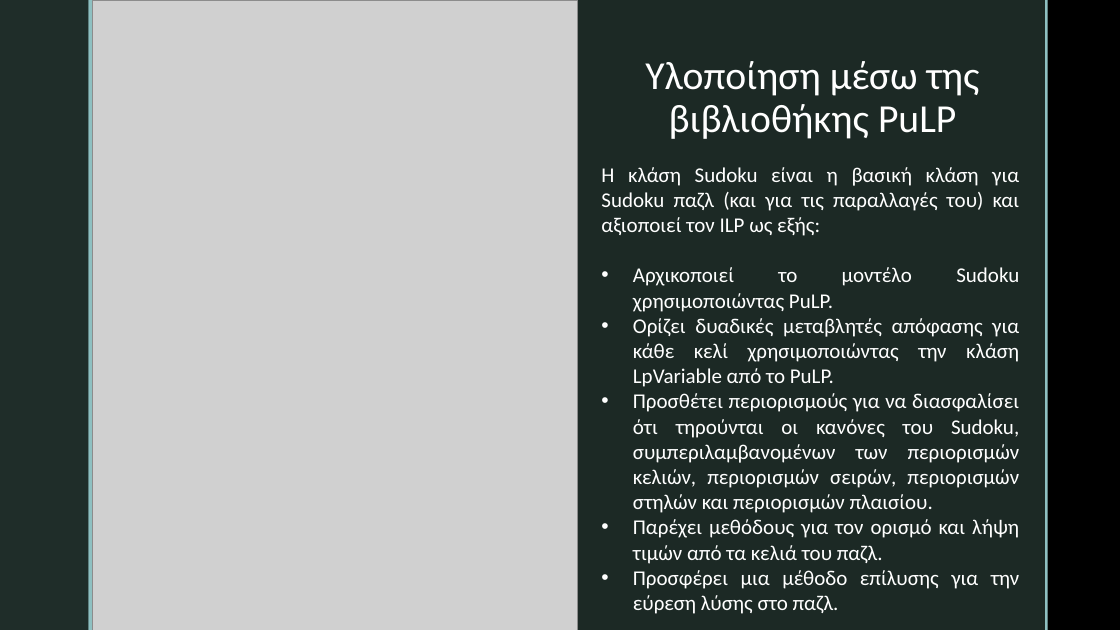
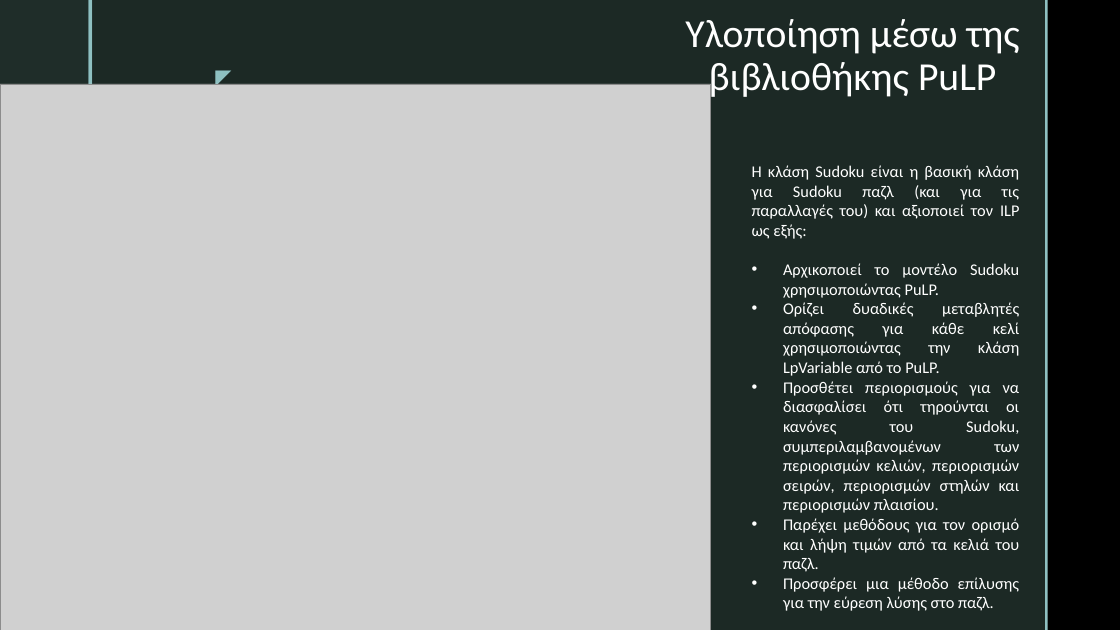
Before and after one commit to tsaperlein/Sudoku, a slide deck: slide 3 of Presentation.pptx. Drawn at 1120x630 pixels with LibreOffice and Linux fonts; fonts in the diff are those of the drawing; grey boxes stand for pictures; background and template pictures are left out. Boxes give left, top, right and bottom in pixels: in the first picture for what was removed or moved away, otherwise in the second. Text is boxed around its words. In the diff, an @@ line names an element or a change of style, - is before the commit and + after.

```diff
--- a/Presentation.pptx
+++ b/Presentation.pptx
@@ title "Υλοποίηση μέσω της βιβλιοθήκης PuLP": place and size @@
-title "Υλοποίηση μέσω της βιβλιοθήκης PuLP" at (645, 61, 980, 139)
+title "Υλοποίηση μέσω της βιβλιοθήκης PuLP" at (685, 19, 1020, 100)
@@ text added at (202, 59, 239, 92), 18 pt, text #8EC0C1 @@
+◤
@@ picture: place and size @@
-picture at (92, 0, 578, 630)
+picture at (0, 84, 711, 630)
@@ text "Η κλάση Sudoku είναι η ...": place and size @@
-text "Η κλάση Sudoku είναι η ..." at (601, 167, 1020, 614)
+text "Η κλάση Sudoku είναι η ..." at (752, 165, 1020, 611)
@@ text "Η κλάση Sudoku είναι η ..." at (752, 165, 1020, 611): size 18 to 14 pt @@
```
Also in this commit, not shown: 3 other slides changed, 2 slides added, 2 other files.
